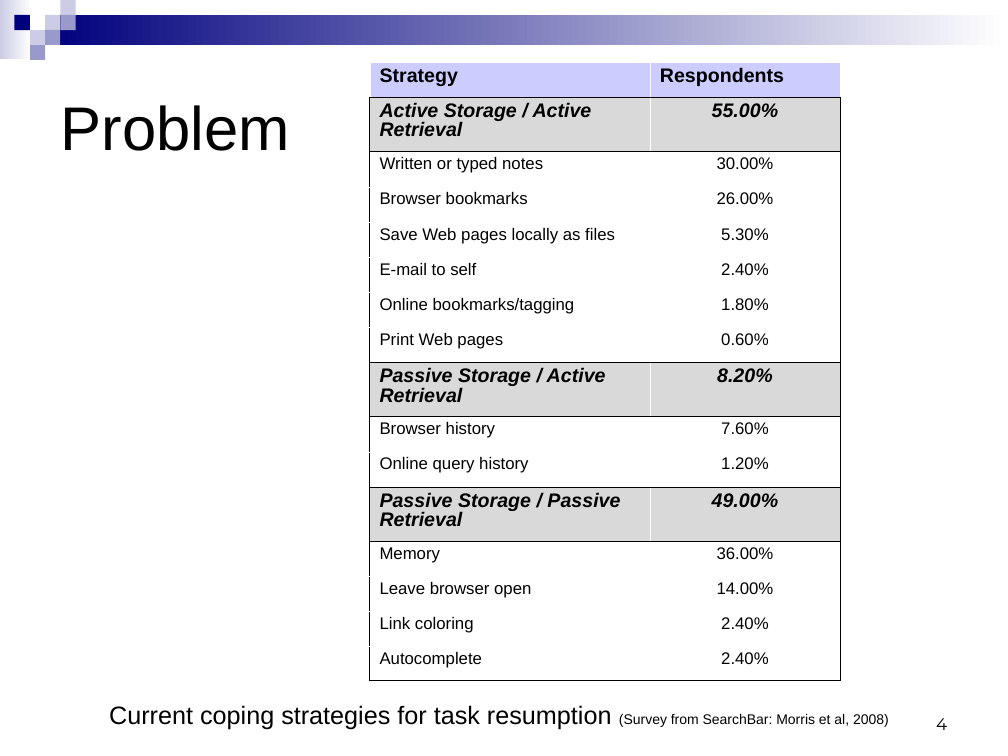
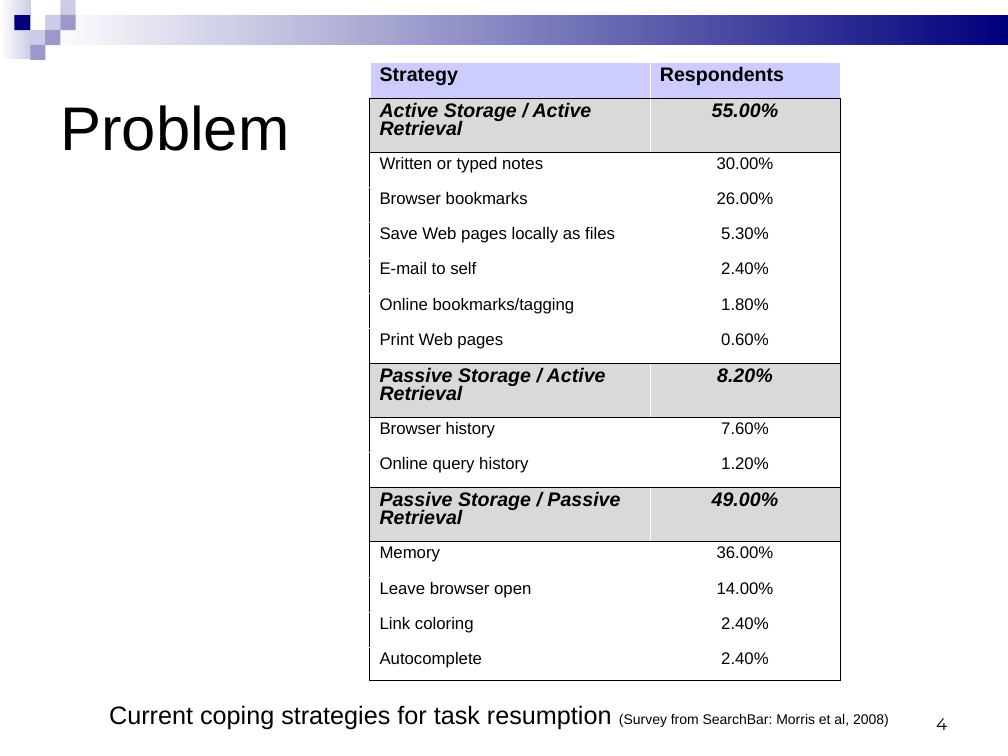
Before and after one commit to yatsek/tabfour, a slide deck: slide 4 of Tab4/doc/544 Phase 3 presentation - new.ppt. Drawn at 1008x756 pixels with LibreOffice and Linux fonts; fonts in the diff are those of the drawing. Boxes give left, top, right and bottom in pixels: in the first picture for what was removed or moved away, otherwise in the second. Text is boxed around its words. In the diff, an @@ line names an element or a change of style, - is before the commit and + after.

```diff
--- a/Tab4/doc/544 Phase 3 presentation - new.ppt
+++ b/Tab4/doc/544 Phase 3 presentation - new.ppt
@@ rectangle at bbox=[0, 0, 31, 58]: fill gradient #FFFFFF to #CCCCE6 to gradient #CCCCE6 to #FFFFFF @@
@@ rectangle at bbox=[45, 15, 1008, 45]: fill gradient #FFFFFF to #00007D to gradient #00007D to #FFFFFF @@
@@ table at bbox=[370, 62, 841, 680] @@
@@ line spacing 0.87 to 0.81 @@
```
Also in this commit, not shown: 24 other slides changed, 1 slide added.
